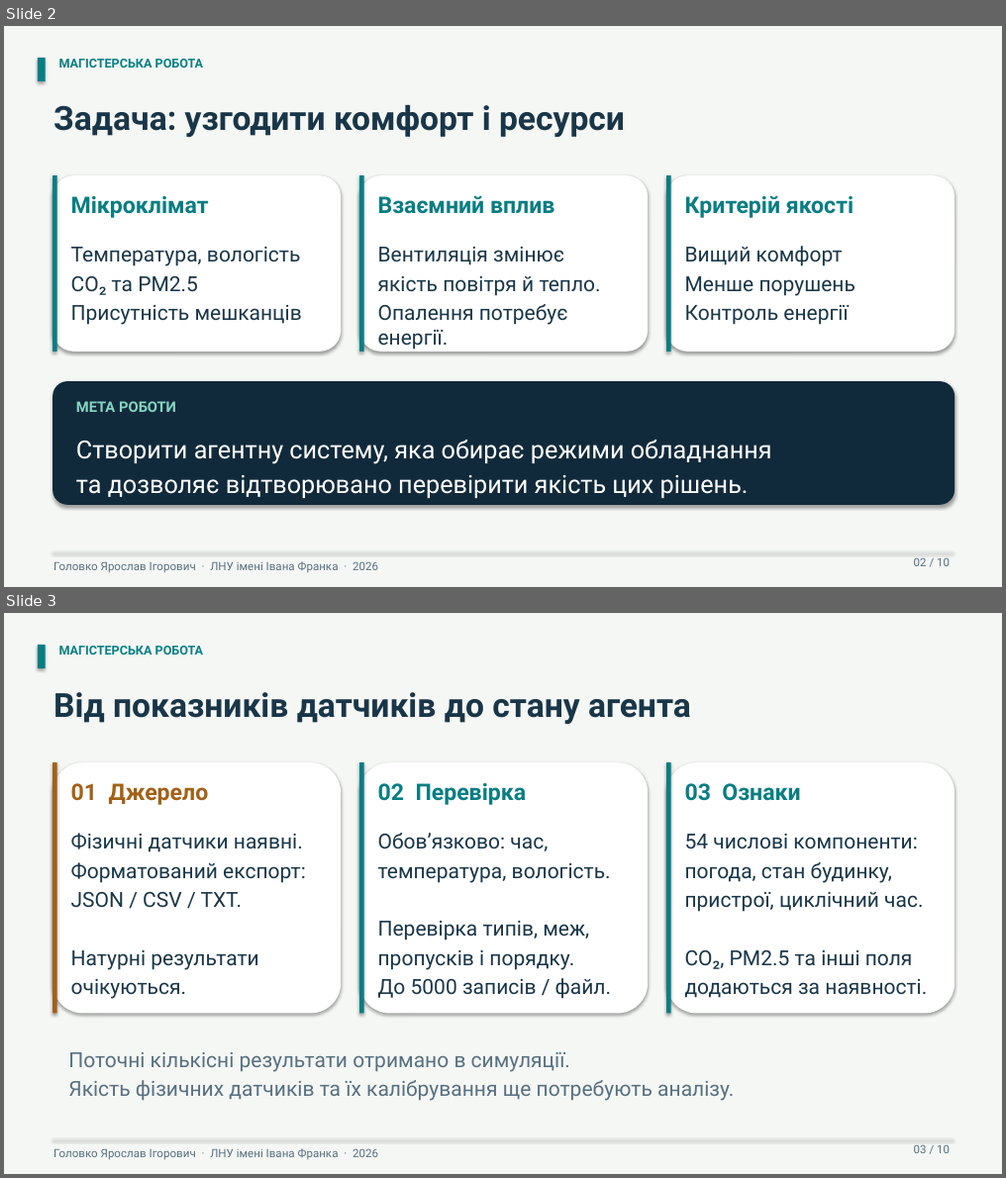
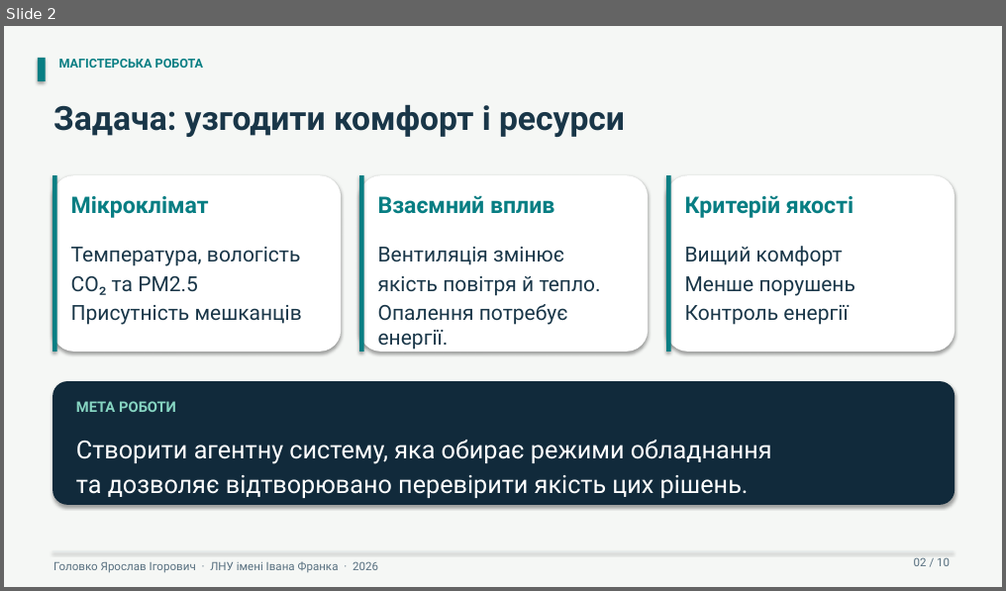
Before and after one commit to Lowckick/ai_house_model, a slide deck: docs/presentation/presentation.pptx. Shown one above the other, each under a label of ours: slides 2 and 3 before the commit, slide 2 after it. The pictures are 1006x1178 and 1006x591 pixels, drawn with LibreOffice and Linux fonts; fonts in the diff are those of the drawing. Boxes give left, top, right and bottom in pixels: in the first picture for what was removed or moved away, otherwise in the second. Text is boxed around its words. In the diff, an @@ line names an element or a change of style, - is before the commit and + after.

```diff
--- a/docs/presentation/presentation.pptx
+++ b/docs/presentation/presentation.pptx
@@ slide 3 removed at (x1=4, y1=613, x2=1002, y2=1174), background #F5F7F5 @@
@@ rectangle removed at (x1=38, y1=645, x2=46, y2=668) @@
@@ text removed at (x1=59, y1=646, x2=203, y2=655) @@
-МАГІСТЕРСЬКА РОБОТА
@@ text removed at (x1=54, y1=692, x2=691, y2=724) @@
-Від показників датчиків до стану агента
@@ rounded rectangle removed at (x1=53, y1=762, x2=341, y2=1014) @@
@@ rectangle removed at (x1=53, y1=762, x2=57, y2=1014) @@
@@ text removed at (x1=71, y1=783, x2=209, y2=805) @@
-01 Джерело
@@ rounded rectangle removed at (x1=359, y1=762, x2=648, y2=1014) @@
@@ rectangle removed at (x1=359, y1=762, x2=364, y2=1014) @@
@@ text removed at (x1=378, y1=783, x2=527, y2=805) @@
-02 Перевірка
@@ rounded rectangle removed at (x1=666, y1=762, x2=954, y2=1014) @@
@@ rectangle removed at (x1=666, y1=762, x2=671, y2=1014) @@
@@ text removed at (x1=685, y1=783, x2=800, y2=801) @@
-03 Ознаки
@@ text removed at (x1=71, y1=833, x2=306, y2=999) @@
-Фізичні датчики наявні.
-Форматований експорт:
-JSON / CSV / TXT.
-Натурні результати
-очікуються.
@@ text removed at (x1=378, y1=833, x2=612, y2=999) @@
-Обов’язково: час,
-температура, вологість.
-Перевірка типів, меж,
-пропусків і порядку.
-До 5000 записів / файл.
@@ text removed at (x1=685, y1=834, x2=927, y2=998) @@
-54 числові компоненти:
-погода, стан будинку,
-пристрої, циклічний час.
-CO₂, PM2.5 та інші поля
-додаються за наявності.
@@ text removed at (x1=68, y1=1053, x2=734, y2=1101) @@
-Поточні кількісні результати отримано в симуляції.
-Якість фізичних датчиків та їх калібрування ще потребують аналізу.
@@ rectangle removed at (x1=53, y1=1139, x2=953, y2=1140) @@
@@ text removed at (x1=914, y1=1145, x2=949, y2=1154) @@
-03 / 10
@@ text removed at (x1=54, y1=1149, x2=378, y2=1160) @@
-Головко Ярослав Ігорович · ЛНУ імені Івана Франка · 2026
```
Also in this commit, not shown: 1 slide changed, 5 slides added, 4 other slides removed, 9 other files.
